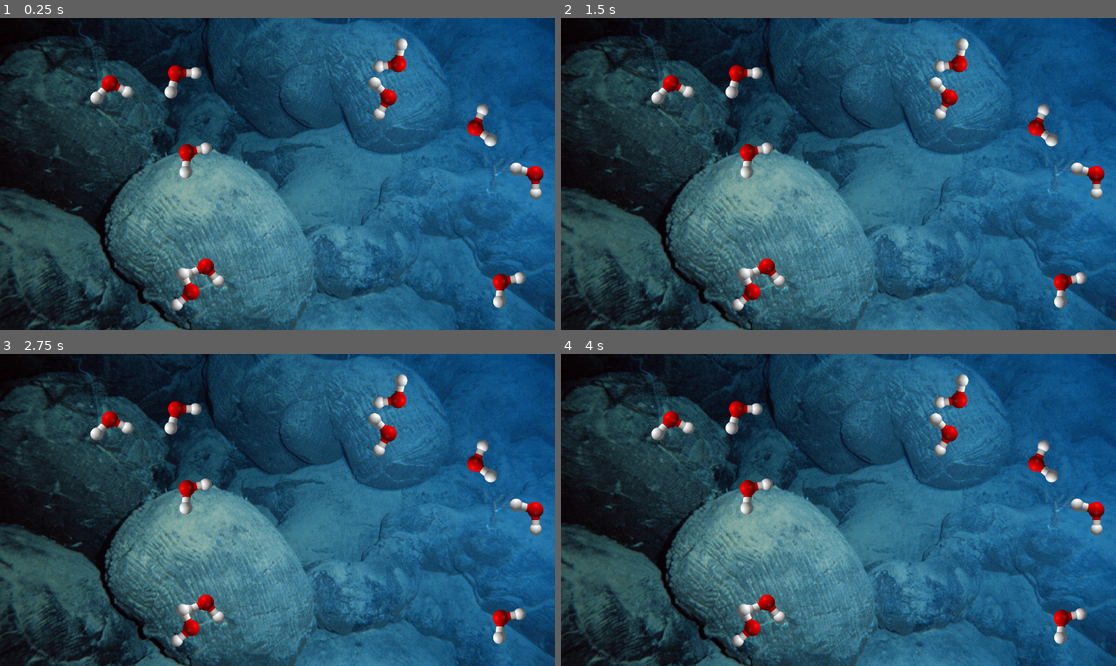
Above: before the commit, frames 1-4 (two rows, left to right).
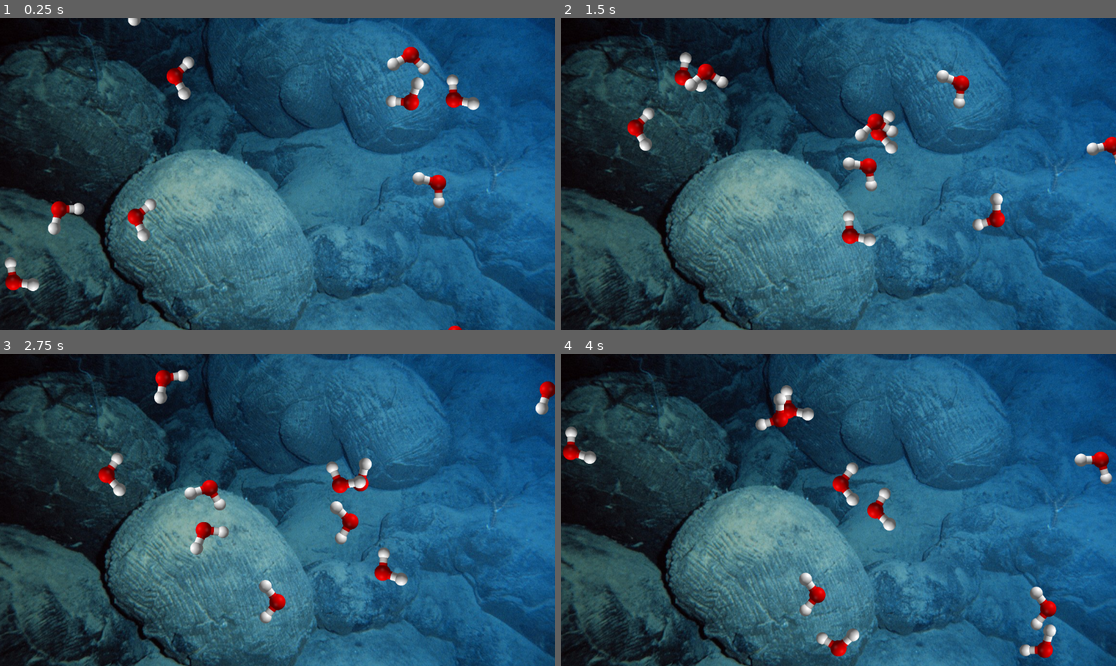
Above: after the commit, the same moments.

Repository: easai/particles
Game: Godot game, scene res://main.tscn
Two runs of this game, one before a commit and one after it. Both use one fixed random seed, a clock stepped at 60 frames per second and the inputs below.
Inputs:
- Up to frame 1 (0.25 s): no input
- Up to frame 2 (1.5 s): tap F at 0.6, 1.35 s
- Up to frame 3 (2.75 s): tap F at 2.1 s
- Up to frame 4 (4 s): tap F at 2.85, 3.6 s

The runs differ from the first frame. In frame 1, 5.6% of the frame differs, in the area x 0-98%, y 0-100%; in frame 2, 6.2%; in frame 3, 6.1%; in frame 4, 6.4%, in the area x 0-100%, y 6-98%.

Commit message:
adjust speed

Diff:
--- a/assets/molecule.gd
+++ b/assets/molecule.gd
@@ -1,3 +1,31 @@
 extends Area2D
 
 class_name Molecule
+
+const MARGIN: int = 1
+
+
+func born() -> void:
+	var _vp_r = Main.get_vpr()
+	var x_pos: float = randf_range(_vp_r.position.x + MARGIN, _vp_r.end.x - MARGIN)
+	var y_pos: float = randf_range(_vp_r.position.y + MARGIN, _vp_r.end.y - MARGIN)
+	var angle: float = randf_range(0, 360)
+	position = Vector2(x_pos, y_pos)
+	rotation_degrees = angle
+
+
+func _ready() -> void:
+	born()
+
+
+func _process(delta: float) -> void:
+	var velocity = Vector2(randf_range(300.0, 400.0), 0.0)
+	position += velocity.rotated(rotation - PI / 2) * delta
+
+
+func reborn() -> void:
+	born()
+
+
+func _on_visible_on_screen_notifier_2d_screen_exited() -> void:
+	born()
--- a/main.gd
+++ b/main.gd
@@ -2,7 +2,6 @@
 
 class_name Main
 
-const MARGIN: float = 10.0
 const MOLECULE = preload("res://molecule.tscn")
 
 static var _vp_r: Rect2
@@ -25,9 +24,4 @@
 
 func spawn_molecule() -> void:
 	var new_molecule: Molecule = MOLECULE.instantiate()
-	var x_pos: float = randf_range(_vp_r.position.x + MARGIN, _vp_r.end.x - MARGIN)
-	var y_pos: float = randf_range(_vp_r.position.y + MARGIN, _vp_r.end.y - MARGIN)
-	var angle: float = randf_range(0, 360)
-	new_molecule.position = Vector2(x_pos, y_pos)
-	new_molecule.rotation_degrees=angle
 	add_child(new_molecule)
--- a/molecule.tscn
+++ b/molecule.tscn
@@ -17,3 +17,7 @@
 [node name="CollisionShape2D" type="CollisionShape2D" parent="."]
 position = Vector2(92, 71)
 shape = SubResource("CircleShape2D_j4ewh")
+
+[node name="VisibleOnScreenNotifier2D" type="VisibleOnScreenNotifier2D" parent="."]
+
+[connection signal="screen_exited" from="VisibleOnScreenNotifier2D" to="." method="_on_visible_on_screen_notifier_2d_screen_exited"]
